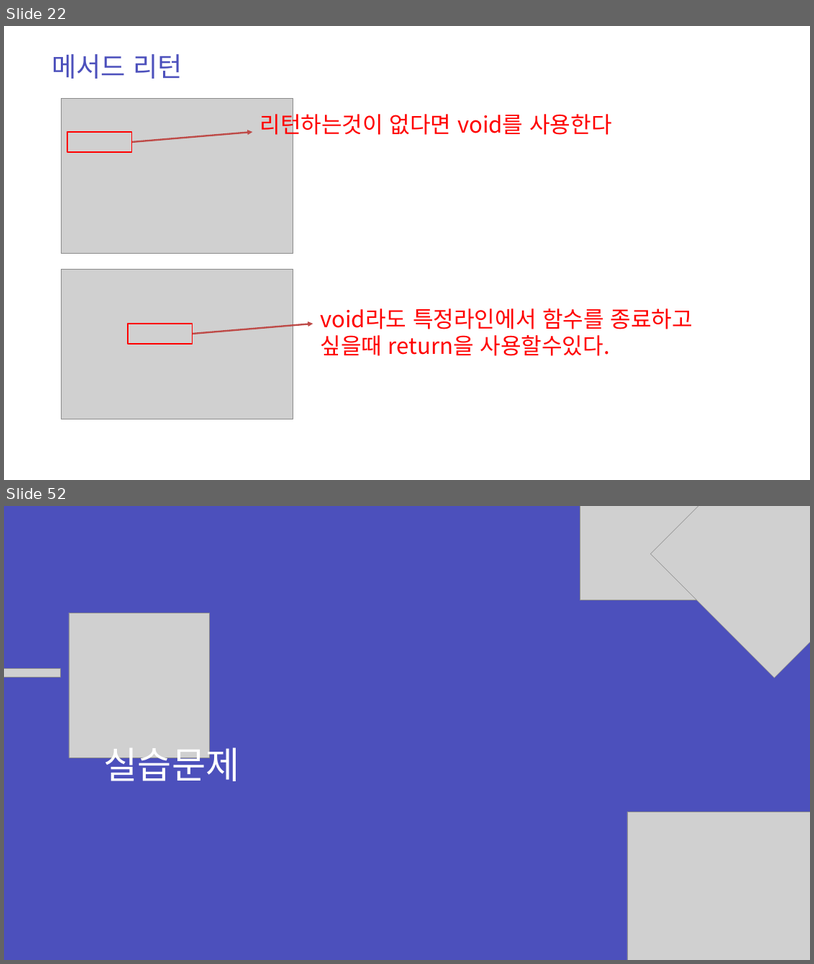
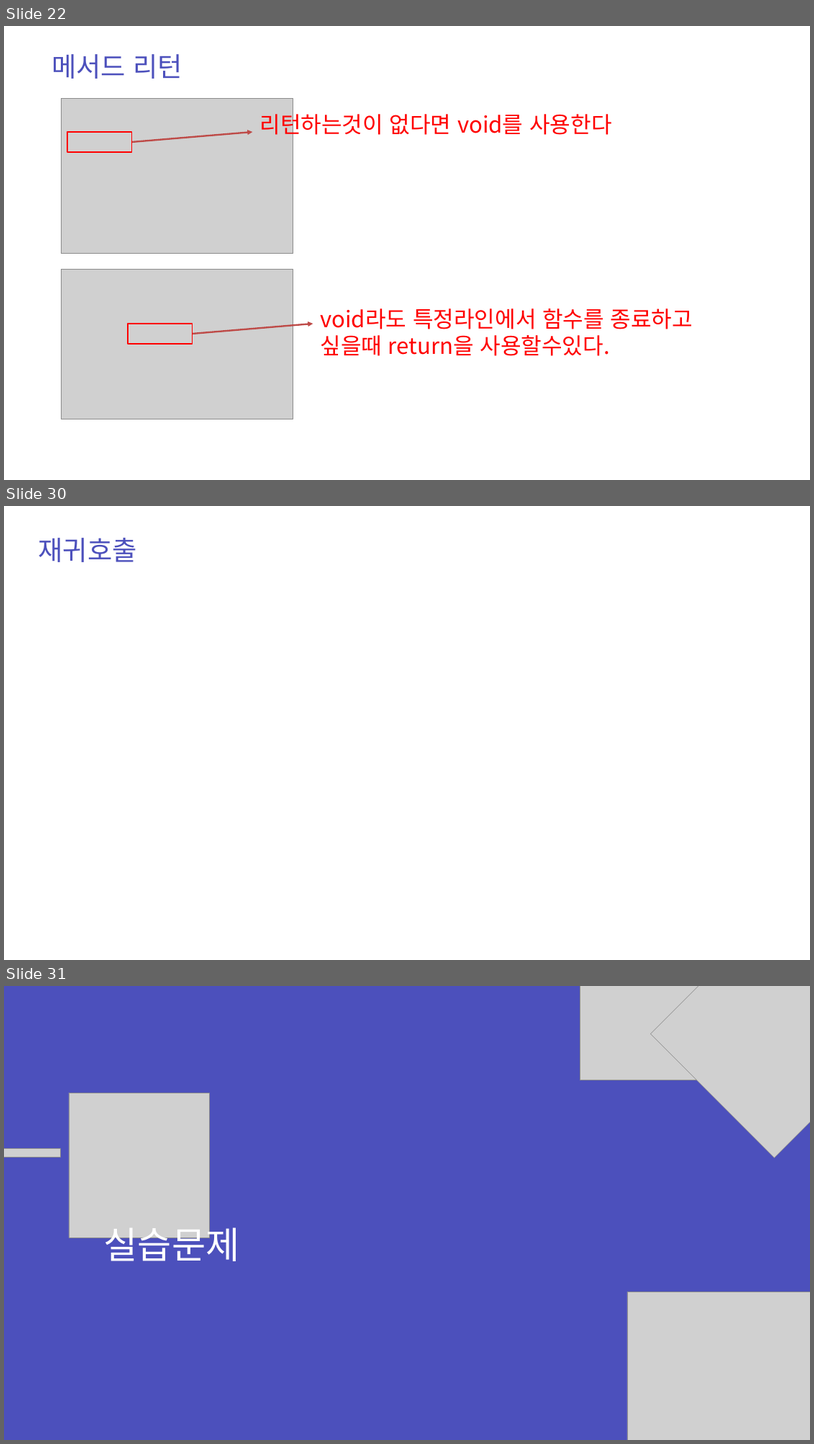
Before and after one commit to zest132/JavaLecture, a slide deck: JavaLecture/LectureFile/java 6강.pptx. Shown one above the other, each under a label of ours: slides 22 and 52 before the commit, slides 22, 30 and 31 after it; the slides between them are not shown. The pictures are 814x964 and 814x1444 pixels, drawn with LibreOffice and Linux fonts; fonts in the diff are those of the drawing; grey boxes stand for pictures. Boxes give left, top, right and bottom in pixels: in the first picture for what was removed or moved away, otherwise in the second. Text is boxed around its words. In the diff, an @@ line names an element or a change of style, - is before the commit and + after.

```diff
--- a/JavaLecture/LectureFile/java 6강.pptx
+++ b/JavaLecture/LectureFile/java 6강.pptx
@@ slide 30 added at box(4, 506, 810, 960), background #FFFFFF @@
@@ text added at box(38, 538, 136, 562), 48 pt, text #4C50BC @@
+재귀호출
@@ what was slide 52 is now slide 31 @@
```
Also in this commit, not shown: 3 slides changed, 5 other slides added, 27 slides removed, 3 other files.
